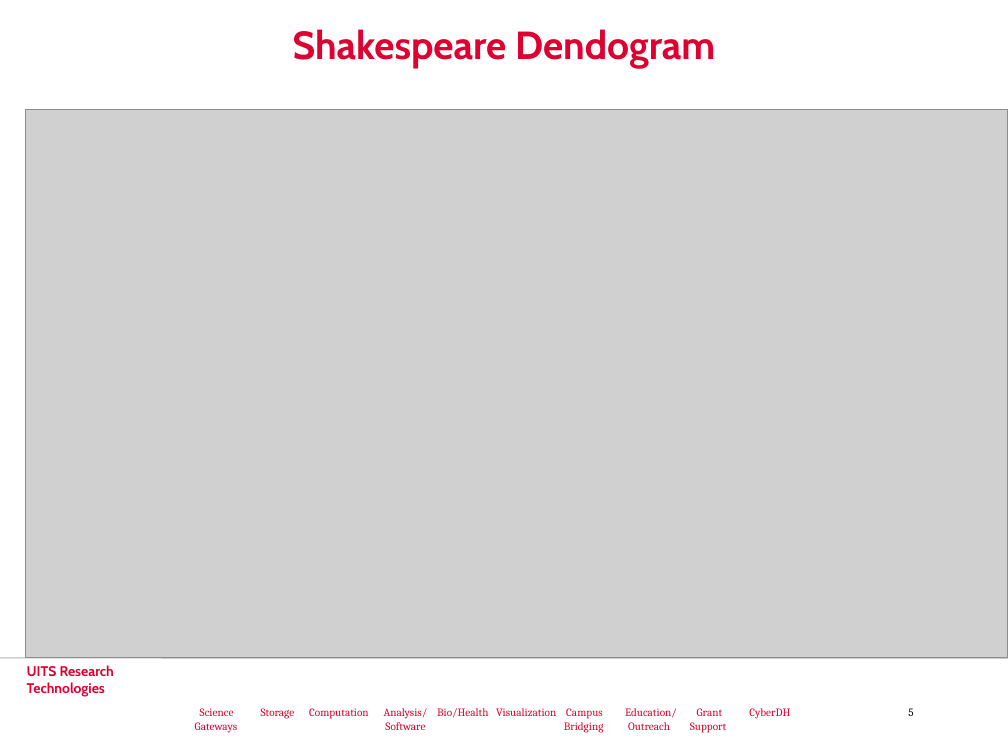
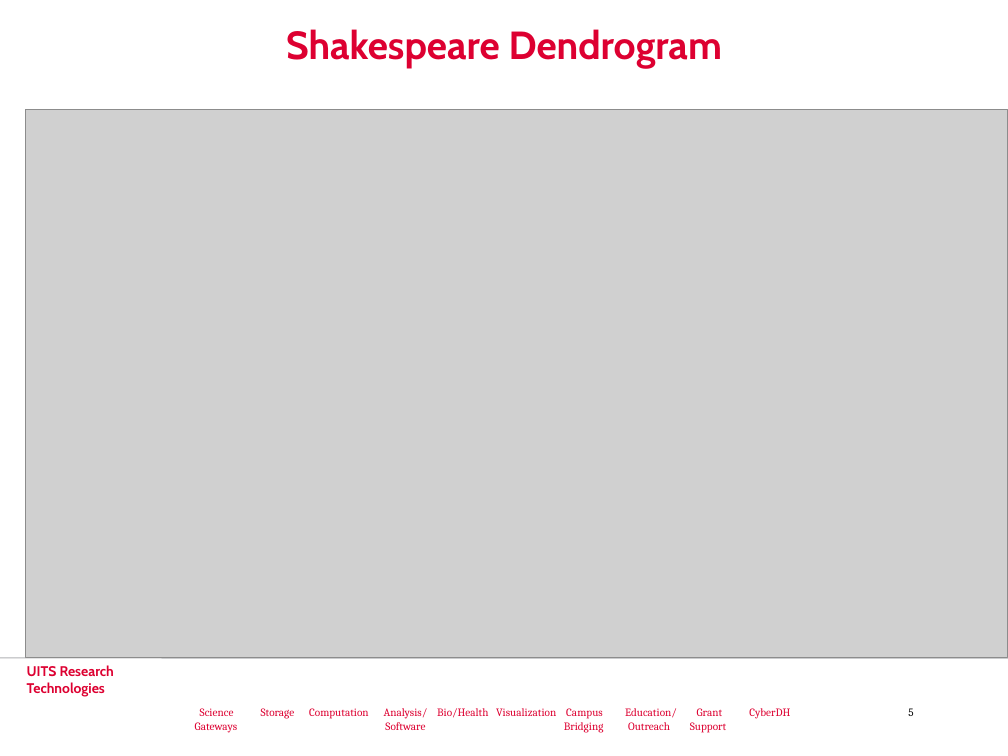
Before and after one commit to cyberdh/Text-Analysis, a slide deck: slide 5 of powerpoints/RBasics.pptx. Drawn at 1008x756 pixels with LibreOffice and Linux fonts; fonts in the diff are those of the drawing; grey boxes stand for pictures; background and template pictures are left out. Boxes give left, top, right and bottom in pixels: in the first picture for what was removed or moved away, otherwise in the second. Text is boxed around its words. In the diff, an @@ line names an element or a change of style, - is before the commit and + after.

```diff
--- a/powerpoints/RBasics.pptx
+++ b/powerpoints/RBasics.pptx
@@ title at (286,29,722,68): text changed @@
-Shakespeare Dendogram
+Shakespeare Dendrogram
```
Also in this commit, not shown: 1 other slide changed, 3 other files.
